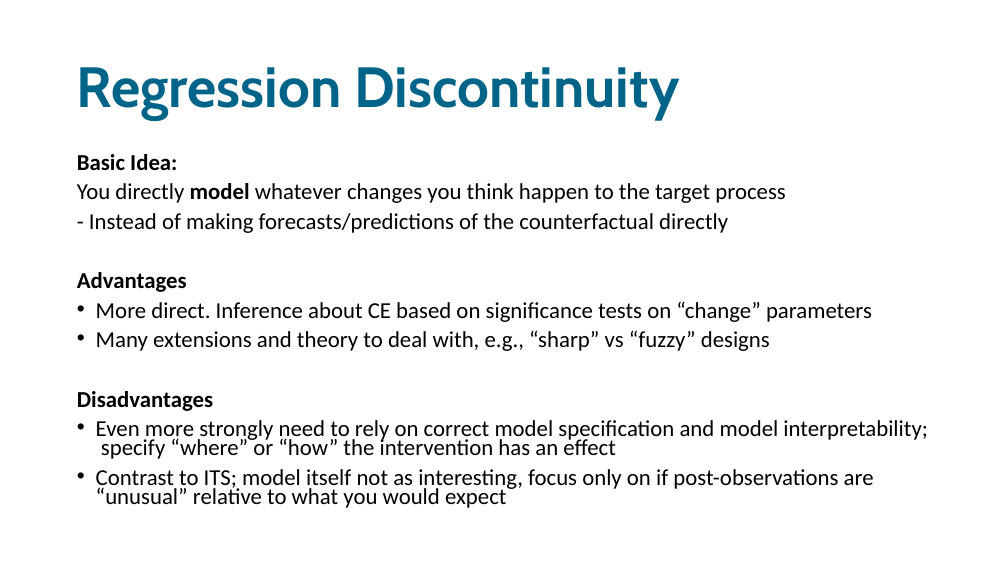
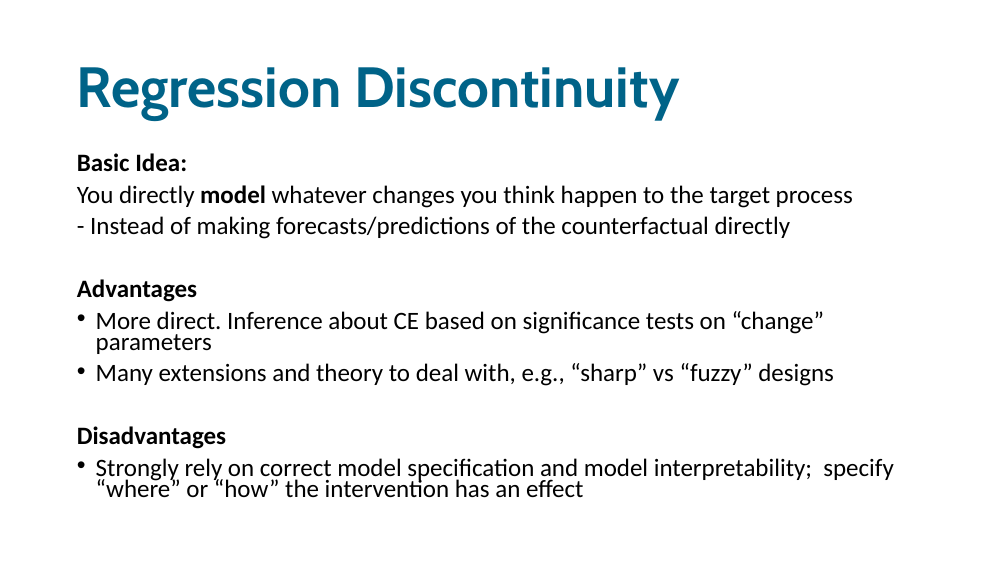
Before and after one commit to sodascience/workshop_causal_impact_assessment, a slide deck: slide 26 of lectures/02_interrupted_time_series/its.pptx. Drawn at 1008x567 pixels with LibreOffice and Linux fonts; fonts in the diff are those of the drawing. Boxes give left, top, right and bottom in pixels: in the first picture for what was removed or moved away, otherwise in the second. Text is boxed around its words. In the diff, an @@ line names an element or a change of style, - is before the commit and + after.

```diff
--- a/lectures/02_interrupted_time_series/its.pptx
+++ b/lectures/02_interrupted_time_series/its.pptx
@@ text at [77,153,853,449]: size 21.7 to 23.8 pt in "Basic Idea:", "You directly model whatever changes you think ...", "- Instead of making forecasts/predictions of the ...", "Advantages" and 3 more places @@
@@ text at [96,458,894,498]: text changed; size 21.7 to 23.8 pt @@
-• Even more strongly need to rely on correct model specification and model interpretability; specify “where” or “how” the intervention has an effect
-• Contrast to ITS; model itself not as interesting, focus only on if post-observations are “unusual” relative to what you would expect
+• Strongly rely on correct model specification and model interpretability; specify “where” or “how” the intervention has an effect
```
Also in this commit, not shown: 4 other slides changed, 2 slides added, 2 slides removed, 3 other files.
